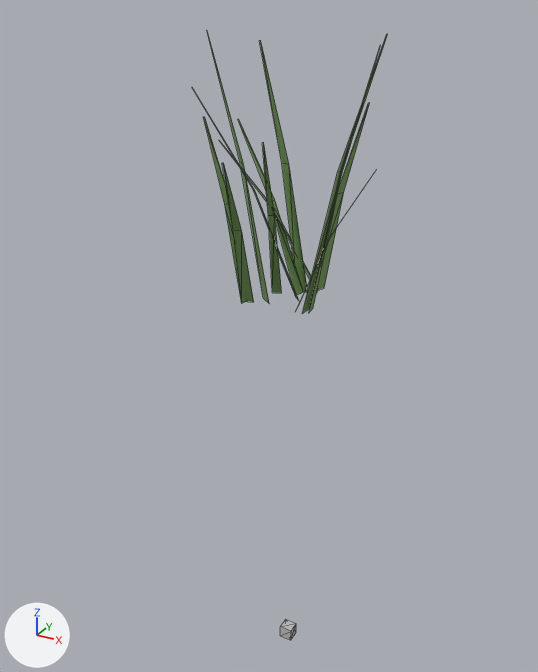
Two versions of the glTF model projects/rv/assets/models/rv/rv_fern.gltf, one commit apart.
Rendered twice from a 50 mm camera at (0.432, -0.853, 0.36) aimed at (-0.023, -0.026, -0.054). The axes (+X, +Y, +Z) are drawn at lower left. The lights are the same throughout. The picture after the commit comes second. Mesh edges are drawn as thin lines. Vertices at exactly the same position are counted once.

Objects in the first picture: 'RV_Fern'.
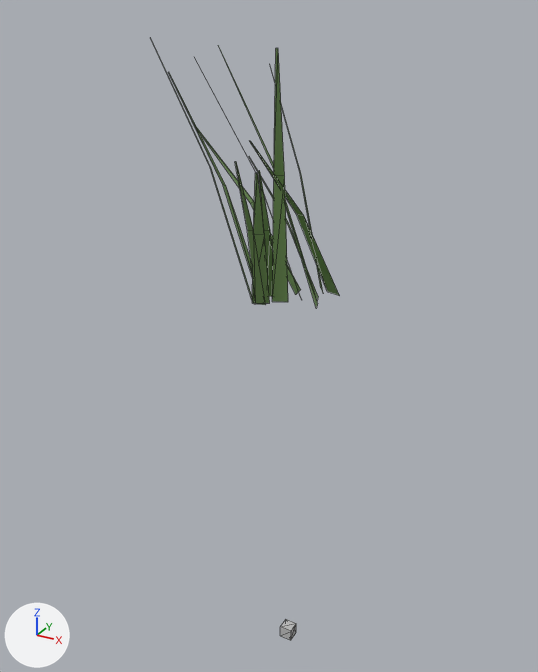
What differs and where, as boxes [x1, y1, x2, y2] in the pictures (538 x 672 px; the box of a moved part takes in the faces that stretch with it):
'RV_Fern', reshaped: before [193, 31, 387, 640]; after [151, 39, 340, 640]
part 1 of me_rv_fern, moved or reshaped: before [302, 35, 387, 314]; after [272, 48, 288, 302]
part 2 of me_rv_fern, moved or reshaped: before [219, 140, 312, 281]; after [218, 45, 318, 307]
part 3 of me_rv_fern, moved or reshaped: before [193, 31, 381, 312]; after [151, 39, 340, 305]

Edits to the bpy script that builds the scene:
```text
Change me_rv_fern:
    used by ob_rv_fern; location = (0.0, 0.0, 0.0)
    remove me_rv_fern.from_pydata(...)  # 80 vertices, 60 faces; spans x -0.108..0.129, y -0.165..0.052, z -0.61..0.338
    add me_rv_fern.from_pydata(...)  # 80 vertices, 60 faces; spans x -0.15..0.054, y -0.173..0.05, z -0.61..0.33
    me_rv_fern part 1: the loose piece of 6 vertices spanning x 0.039..0.129, y -0.05..-0.029, z 0.0..0.335 is multiplied about its middle by the matrix ((0.417, 0.871, 0.009), (-0.871, 0.417, -0.019), (-0.021, 0.0, 0.966)), then moved by (-0.07, -0.028, -0.007)
    me_rv_fern part 2: the loose piece of 6 vertices spanning x -0.108..0.022, y -0.01..0.047, z 0.0..0.202 is scaled about its middle by (0.931, 0.91, 1.59), then moved by (0.029, -0.051, 0.059)
    me_rv_fern part 3: 60 of 80 vertices moved; they spanned x -0.108..0.117, y -0.165..0.052, z 0.0..0.338 and now span x -0.15..0.054, y -0.173..0.05, z 0.0..0.33; mean shift (-0.022, -0.013, -0.008); largest move (0.117, -0.019, 0.187) -> (-0.15, -0.002, 0.22)
```
